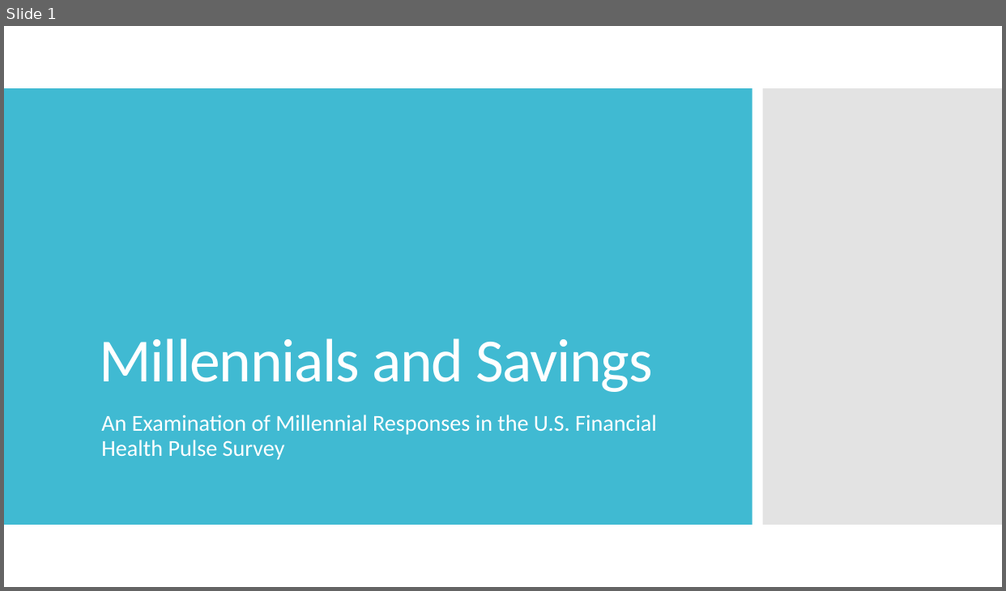
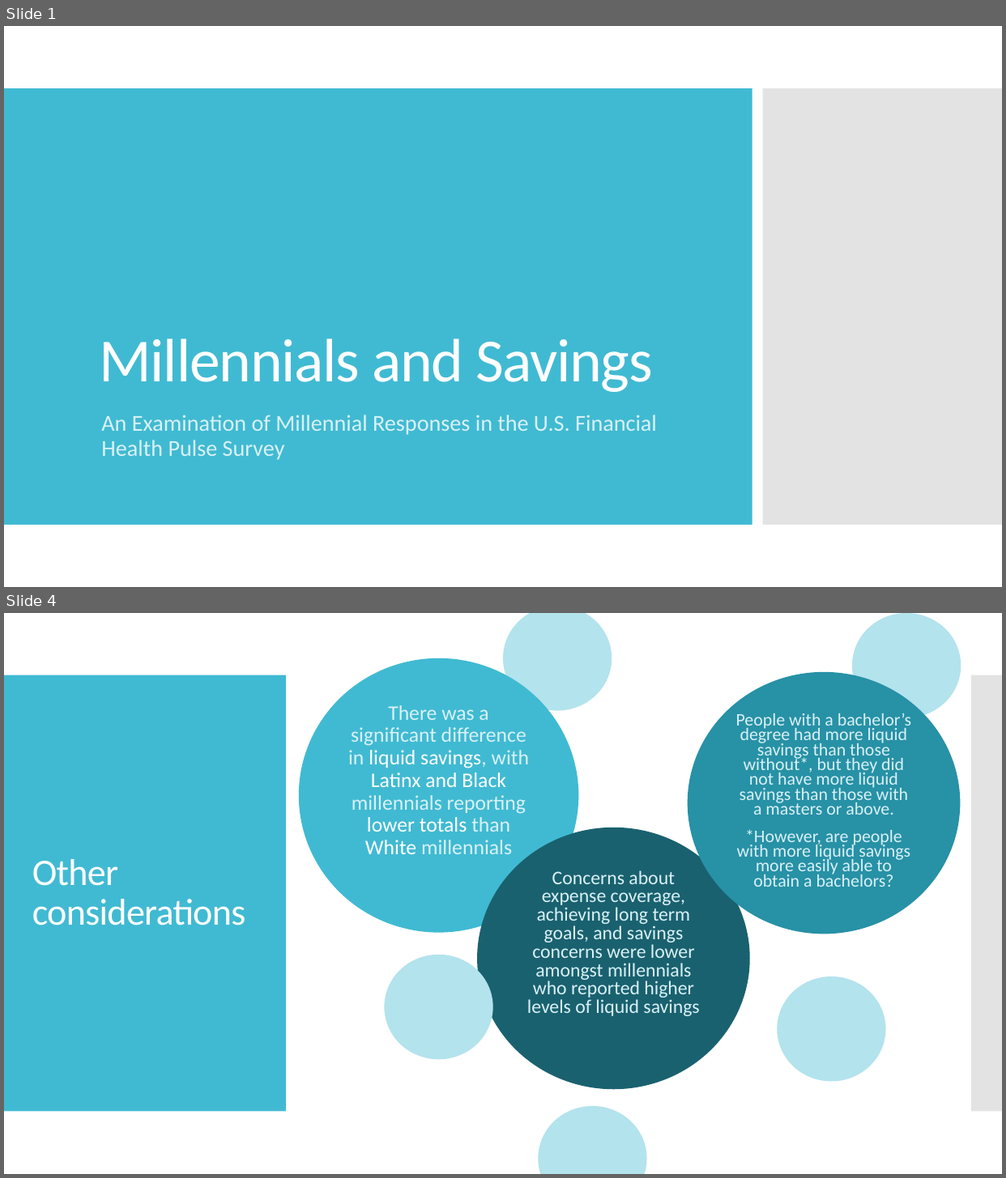
Before and after one commit to jazzstep/CFSI-USHPS-MillSavings, a slide deck: Millennials and Savings.pptx. Shown one above the other, each under a label of ours: slide 1 before the commit, slides 1 and 4 after it; the slides between them are not shown. The pictures are 1006x591 and 1006x1178 pixels, drawn with LibreOffice and Linux fonts; fonts in the diff are those of the drawing. Boxes give left, top, right and bottom in pixels: in the first picture for what was removed or moved away, otherwise in the second. Text is boxed around its words. In the diff, an @@ line names an element or a change of style, - is before the commit and + after.

```diff
--- a/Millennials and Savings.pptx
+++ b/Millennials and Savings.pptx
@@ slide 4 added at box(4, 613, 1002, 1174), background #FFFFFF @@
@@ ellipse added at box(503, 613, 612, 710), fill #B3E3ED @@
@@ ellipse added at box(852, 613, 961, 717), fill #B3E3ED @@
@@ text added at box(299, 658, 579, 933), fill #40BAD2, 20 pt, text #D9F1F6 @@
+There was a significant difference in liquid savings, with Latinx and Black millennials reporting lower totals than White millennials
@@ rectangle added at box(4, 675, 286, 1112), fill #40BAD2 @@
@@ ellipse added at box(688, 672, 960, 934), fill #2791A6, 17 pt, text #D9F1F6 @@
+People with a bachelor’s degree had more liquid savings than those without*, but they did not have more liquid savings than those with a masters or above.
+*However, are people with more liquid savings more easily able to obtain a bachelors?
@@ rectangle added at box(971, 675, 1002, 1112), fill #C8C8C8 at 50% opacity @@
@@ ellipse added at box(477, 828, 750, 1090), fill #1A616F, 18.5 pt, text #D9F1F6 @@
+Concerns about expense coverage, achieving long term goals, and savings concerns were lower amongst millennials who reported higher levels of liquid savings
@@ title added at box(32, 859, 246, 926), 36 pt, text #FFFFFF @@
+Other considerations
@@ ellipse added at box(385, 954, 493, 1059), fill #B3E3ED @@
@@ ellipse added at box(778, 977, 886, 1082), fill #B3E3ED @@
@@ ellipse added at box(539, 1106, 647, 1174), fill #B3E3ED @@
@@ slide 1 changed as well @@
@@ subtitle "An Examination of Millennial Responses ..." at box(101, 415, 657, 460): text colour #FFFFFF to #D9F1F6 @@
```
Also in this commit, not shown: 1 other slide changed, 2 other slides added, 4 slides removed, 8 other files.
